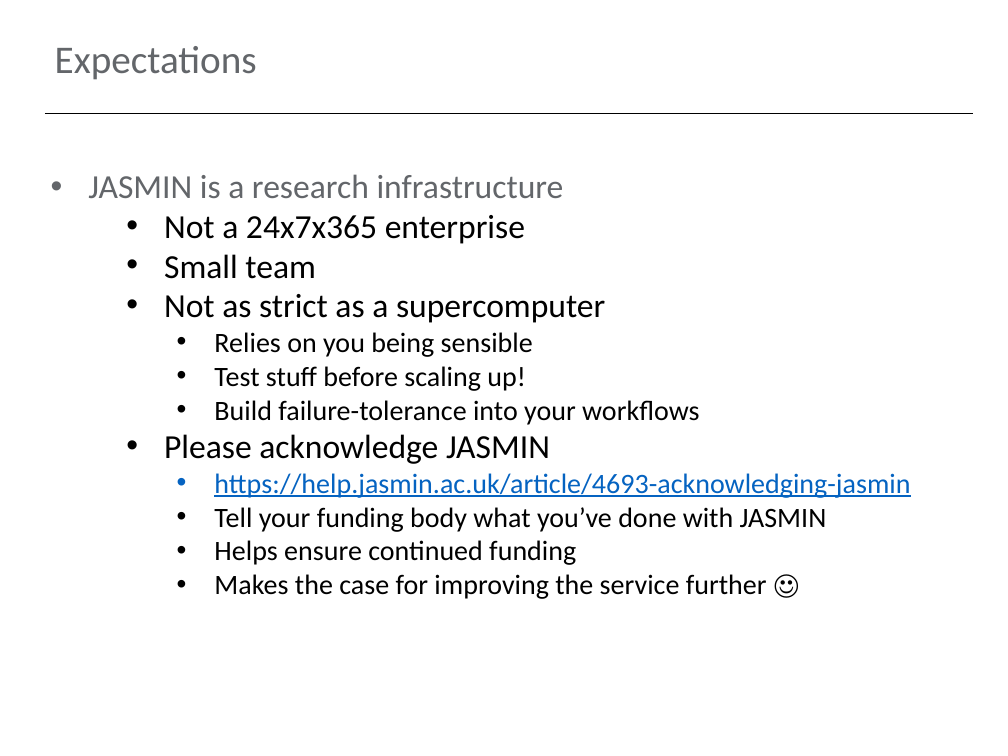
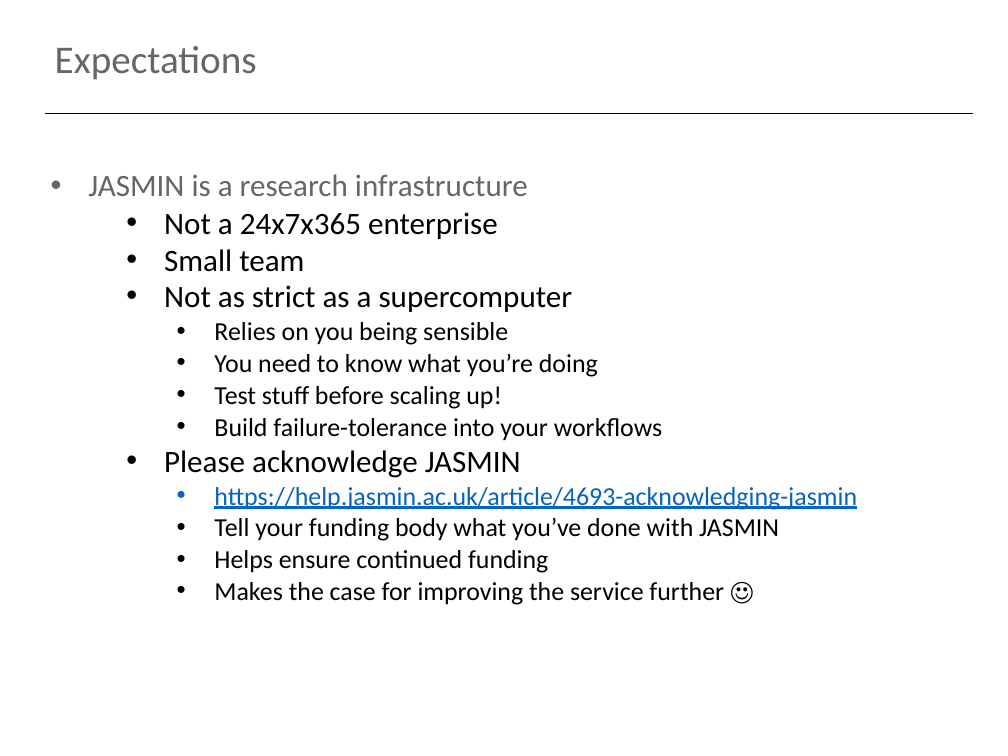
Before and after one commit to cedadev/jasmin-workshop, a slide deck: slide 21 of presentations/jasmin-workshop-overview.pptx. Drawn at 1008x756 pixels with LibreOffice and Linux fonts; fonts in the diff are those of the drawing; background and template pictures are left out. Boxes give left, top, right and bottom in pixels: in the first picture for what was removed or moved away, otherwise in the second. Text is boxed around its words. In the diff, an @@ line names an element or a change of style, - is before the commit and + after.

```diff
--- a/presentations/jasmin-workshop-overview.pptx
+++ b/presentations/jasmin-workshop-overview.pptx
@@ text at [88, 174, 857, 605]: size 24 to 22.2 pt in "JASMIN is a research infrastructure", "Not a 24x7x365 enterprise", "Small team", "Not as strict as a supercomputer" and 1 more places; size 20 to 18.5 pt in "Relies on you being sensible", "Test stuff before scaling up!", "Build failure-tolerance into your workflows", "https://help.jasmin.ac.uk/article/4693-acknowledging-jasmin" and 3 more places @@
@@ text at [214, 354, 598, 377]: paragraph added @@
+    • You need to know what you’re doing
```
Also in this commit, not shown: 3 other slides changed, 1 other file.
